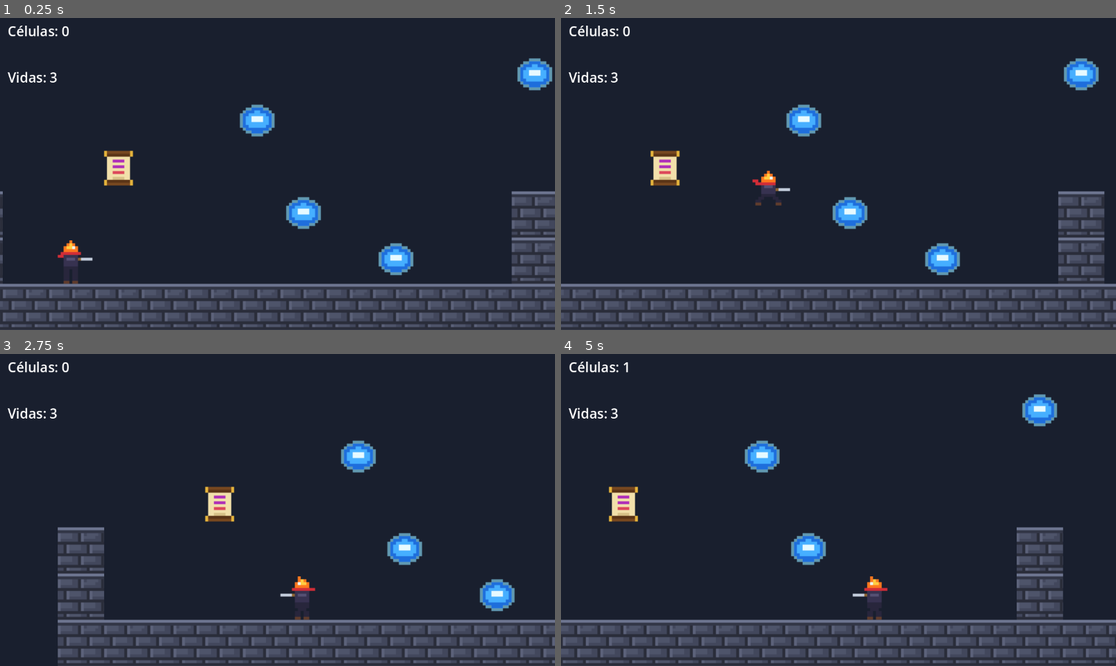
Above: before the commit, frames 1-4 (two rows, left to right).
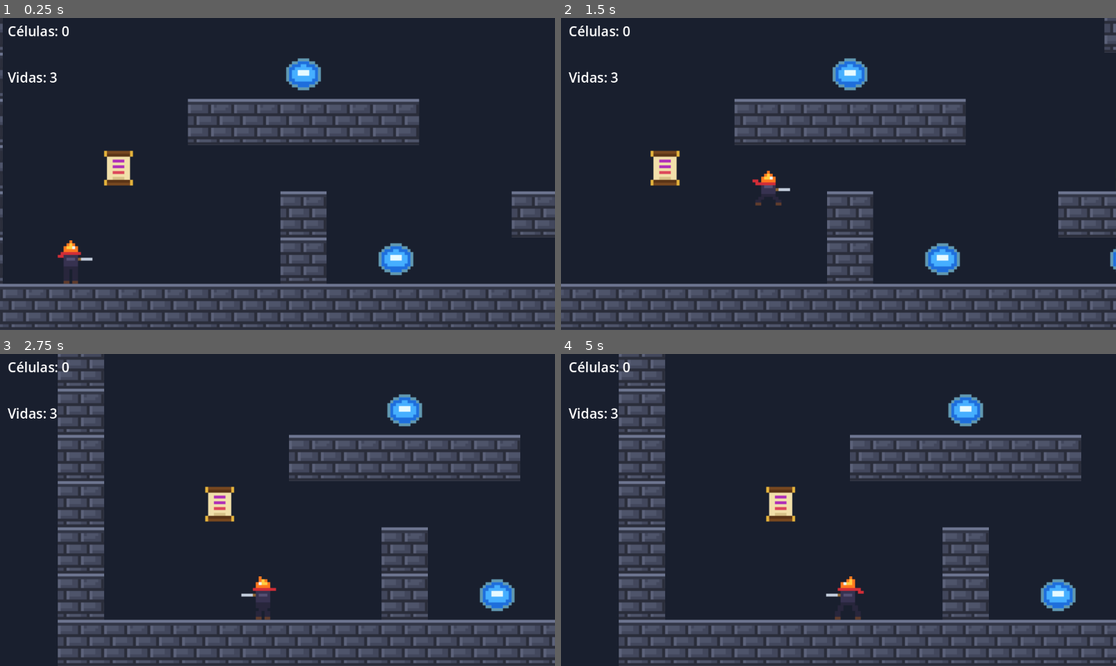
Above: after the commit, the same moments.

Repository: julian402/Dead-Cells-Godot
Game: Godot game, scene res://mundo.tscn
Same seed, same stepped clock (60 frames per second), same inputs: the game is played once before the commit and once after it.
Inputs:
- Up to frame 1 (0.25 s): no input
- Up to frame 2 (1.5 s): hold D (move_right) from 0.53 s (still down); tap J (atacar) at 0.6 s; tap Space (saltar) at 0.77 s; tap L (rodar) at 1.35 s
- Up to frame 3 (2.75 s): tap Space (saltar) at 1.52 s; release D (move_right) at 2.03 s; hold A (move_left) from 2.03 s (still down); tap J (atacar) at 2.1 s
- Up to frame 4 (5 s): release A (move_left) at 2.78 s; hold D (move_right) 2.78-4.28 s; tap L (rodar) at 2.85, 4.35 s; tap Space (saltar) at 3.02, 3.77, 4.52 s; tap J (atacar) at 3.6 s; hold A (move_left) from 4.28 s (still down)

The runs differ from the first frame. In frame 1, 8.5% of the frame differs, in the area x 0-100%, y 1-85%; in frame 2, 8.8%; in frame 3, 11%; in frame 4, 20%, in the area x 0-100%, y 0-100%.

Commit message:
Mejor diseño de nivel con plataformas y más retos

Diff:
--- a/mundo.gd
+++ b/mundo.gd
@@ -3,16 +3,16 @@
 # "#" bloque, "." celula, "o" pergamino, "E" zombi, "V" zombi vertical.
 
 const MAPA = [
-	"                                        ",
-	"                                        ",
-	"                                        ",
-	"                                        ",
-	"            .            .              ",
-	"      .              o          .       ",
-	"   o                                    ",
-	"#      .    #        V  ##   .         #",
-	"#        .  #    E.     ##       E.    #",
-	"########################################",
+	"#                                              #",
+	"#                                              #",
+	"#             . .              o          . .  #",
+	"#            #####           #####       ##### #",
+	"#      .              .   .         .          #",
+	"#    #####   V       #######  V   #####        #",
+	"#  o              .                 o       .  #",
+	"#      #    ###  ###         ###         ####  #",
+	"#      # .   .    #    E .    #    E .         #",
+	"################################################",
 ]
 
 var celula_escena = preload("res://celula.tscn")
